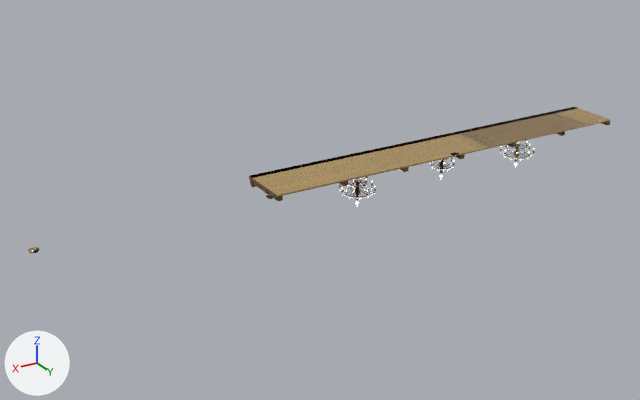
The glTF model assets/models/ceiling_rich1.glb: old version first, new version second.
Both versions are drawn from a camera (50 mm lens) standing at (27.1, 24.8, 10.9) and looking at (12.6, 0.5, -1.2). The lights are fixed; the arrows at lower left show +X, +Y and +Z. The first picture is the older version. Where no turn or scale is listed for an object, it has been applied to the vertices. Vertices at exactly the same position are counted once.

In view in the first picture: 'decor', 'sway_chandelier_11_mesh', 'sway_chandelier_3_mesh', 'sway_chandelier_7_mesh'.
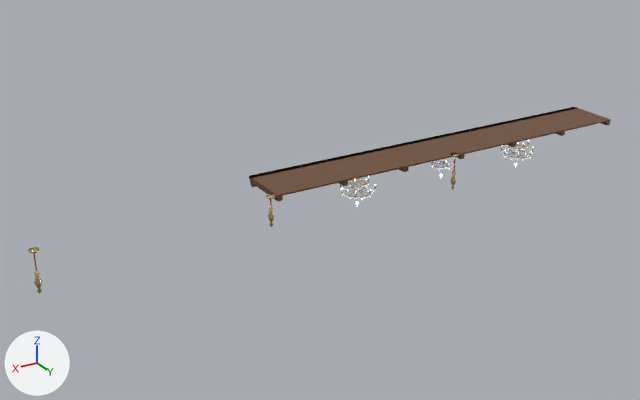
Where the newer file only moved an object's origin or applied its transform, the numbers keep the older frame.

What changed in the scene script:
```text
Change me_cube:
    used by ob_decor; location = (7.5, 0.98, -0.03)
    remove me_cube.from_pydata(...)  # 416 vertices, 696 faces; spans x -7.5..7.5, y -1.0..1.0, z -0.3..0.0
    add me_cube.from_pydata(...)  # 355 vertices, 588 faces; spans x -7.5..7.5, y -1.0..1.0, z -0.3..0.0
    me_cube part 1: 1 vertex moved within x 7.5, y -1.0, z 0.0; 1 vertex removed from x 7.5, y -1.0, z 0.0
    me_cube part 2: 302 kept faces spanning x -7.5..7.5, y -1.0..1.0, z -0.3..0.0 get new texture (UV) coordinates
    other edits to the shape of me_cube do not show in these pictures
Change me_crystal:
    used by ob_sway_chandelier_3_mesh; location = (0.0, 0.0, 0.0)
    remove me_crystal.from_pydata(...)  # 1242 vertices, 1876 faces; spans x 3.23..7.96, y 0.29..2.05, z -1.38..0.0
    add me_crystal.from_pydata(...)  # 1011 vertices, 1490 faces; spans x 3.3..7.96, y 0.31..2.05, z -1.38..0.0
    me_crystal part 3: the loose piece of 71 vertices spanning x 3.79..4.01, y 0.85..1.05, z -1.38..-0.65 is moved by (3.9, 0.95, 0.0)
    me_crystal part 4: 2 vertices moved within x 3.94..3.95, y 0.9..0.98, z -0.66; 253 vertices removed from x 3.27..4.35, y 0.5..1.58, z -1.11..-0.56; 380 vertices added at x 3.32..4.32, y 0.32..1.58, z -1.11..-0.41
    me_crystal part 5: 378 kept faces spanning x 3.44..7.96, y 0.49..2.05, z -1.11..0.0 get new texture (UV) coordinates
    other edits to the shape of me_crystal do not show in these pictures
Change me_crystal_022:
    used by ob_sway_chandelier_7_mesh; location = (0.0, 0.0, 0.0)
    remove me_crystal_022.from_pydata(...)  # 993 vertices, 1518 faces; spans x 7.11..15.36, y 0.52..2.05, z -1.13..0.0
    add me_crystal_022.from_pydata(...)  # 859 vertices, 1286 faces; spans x 7.19..15.36, y 0.48..2.05, z -1.08..0.0
    me_crystal_022 part 6: the loose piece of 71 vertices spanning x 7.49..7.71, y 0.85..1.05, z -1.13..-0.4 is moved by (7.6, 0.95, 0.05)
    other edits to the shape of me_crystal_022 do not show in these pictures
Change me_crystal_039:
    used by ob_sway_chandelier_11_mesh; location = (0.0, 0.0, 0.0)
    remove me_crystal_039.from_pydata(...)  # 1242 vertices, 1876 faces; spans x 10.64..22.76, y 0.29..2.05, z -1.38..0.0
    add me_crystal_039.from_pydata(...)  # 1011 vertices, 1490 faces; spans x 10.7..22.76, y 0.31..2.05, z -1.38..0.0
    me_crystal_039 part 7: the loose piece of 71 vertices spanning x 11.19..11.41, y 0.85..1.05, z -1.38..-0.65 is moved by (11.3, 0.95, 0.0)
    me_crystal_039 part 8: 2 vertices moved within x 11.34..11.35, y 0.9..0.98, z -0.66; 253 vertices removed from x 10.67..11.75, y 0.5..1.58, z -1.11..-0.56; 380 vertices added at x 10.72..11.72, y 0.32..1.58, z -1.11..-0.41
    me_crystal_039 part 9: 378 kept faces spanning x 10.84..22.76, y 0.49..2.05, z -1.11..0.0 get new texture (UV) coordinates
    other edits to the shape of me_crystal_039 do not show in these pictures
```

Pixel boxes (x1, y1, x2, y2) of what changed, in the pictures (640 x 400 px; the box of a moved part takes in the faces that stretch with it):
'sway_chandelier_11_mesh', reshaped: before (28, 177, 376, 253); after (28, 176, 376, 293)
'sway_chandelier_3_mesh', reshaped: before (451, 140, 535, 162); after (450, 140, 534, 190)
'sway_chandelier_7_mesh', reshaped (58% taller): before (266, 157, 455, 199); after (266, 160, 454, 227)
part 1 of me_cube, moved or reshaped (not visible afterwards): before (249, 107, 577, 187)
part 2 of me_cube, surface changed (darker): (250, 107, 611, 201) in both
part 3 of me_crystal, moved or reshaped: before (514, 144, 520, 162); after (450, 171, 456, 190)
part 4 of me_crystal, moved or reshaped: before (501, 144, 534, 159); after (501, 140, 534, 159)
part 5 of me_crystal, surface changed: (451, 144, 528, 158) in both
part 6 of me_crystal_022, moved or reshaped: before (439, 160, 445, 174); after (268, 206, 275, 227)
part 7 of me_crystal_039, moved or reshaped: before (354, 181, 360, 200); after (34, 270, 42, 293)
part 8 of me_crystal_039, moved or reshaped: before (340, 181, 375, 198); after (340, 176, 376, 198)
part 9 of me_crystal_039, surface changed: (28, 180, 370, 253) in both
